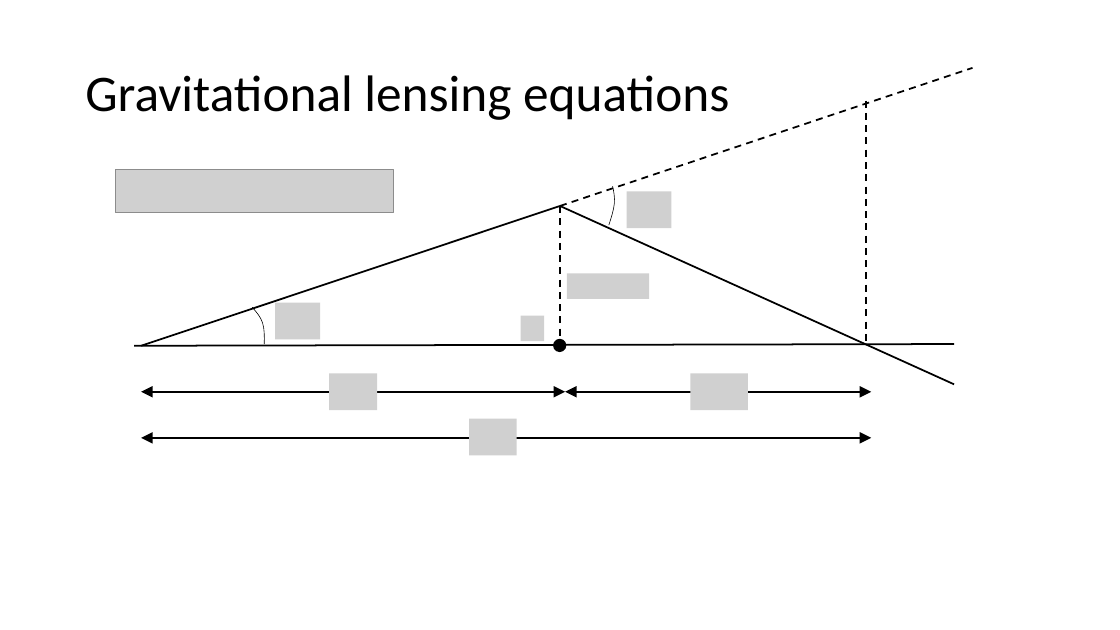
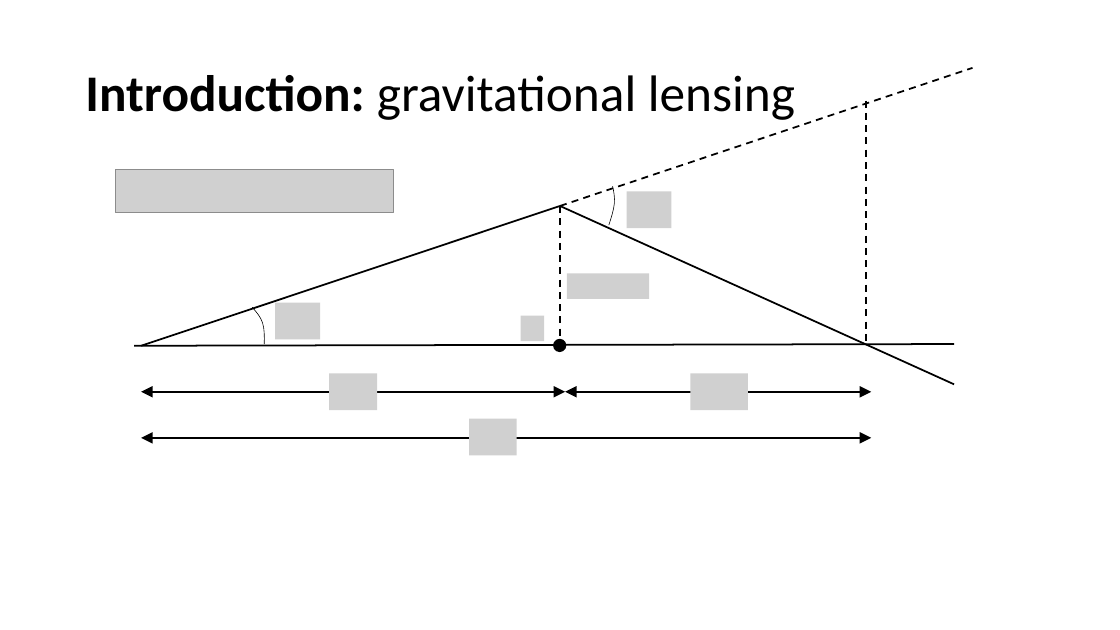
Before and after one commit to lingxz/lightbending, a slide deck: slide 4 of presentation2.pptx. Drawn at 1120x630 pixels with LibreOffice and Linux fonts; fonts in the diff are those of the drawing; grey boxes stand for pictures. Boxes give left, top, right and bottom in pixels: in the first picture for what was removed or moved away, otherwise in the second. Text is boxed around its words. In the diff, an @@ line names an element or a change of style, - is before the commit and + after.

```diff
--- a/presentation2.pptx
+++ b/presentation2.pptx
@@ title at box(85, 75, 795, 120): text changed @@
-Gravitational lensing equations
+Introduction: gravitational lensing
```
Also in this commit, not shown: 7 other slides changed, 5 slides added, 2 slides removed, 18 other files.
